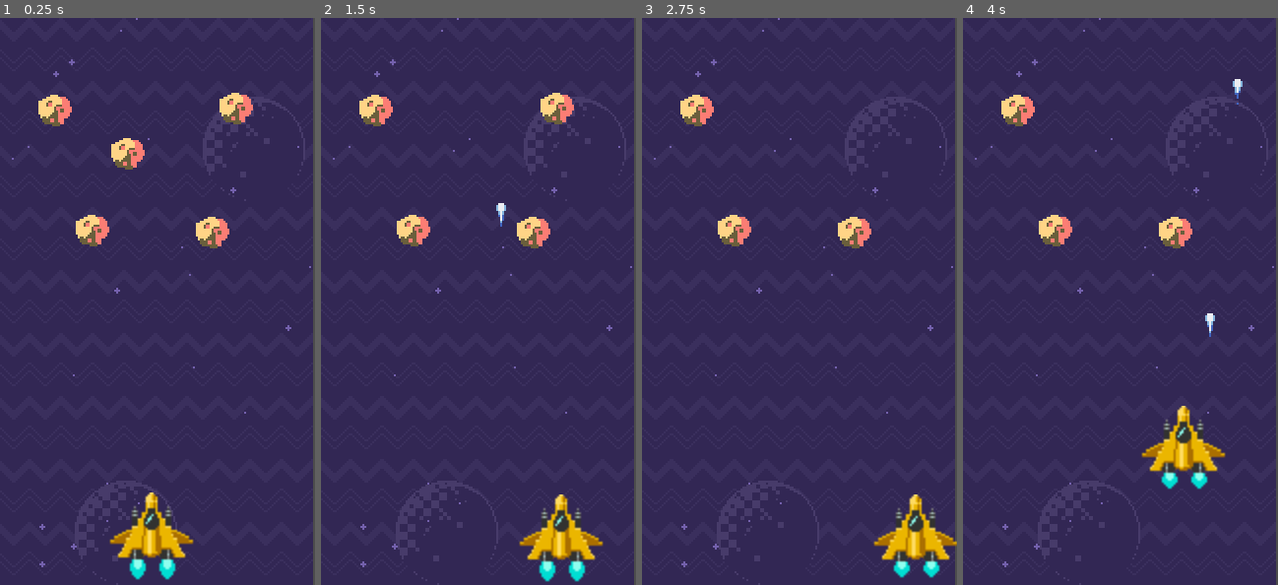
Above: before the commit, frames 1-4 (left to right).
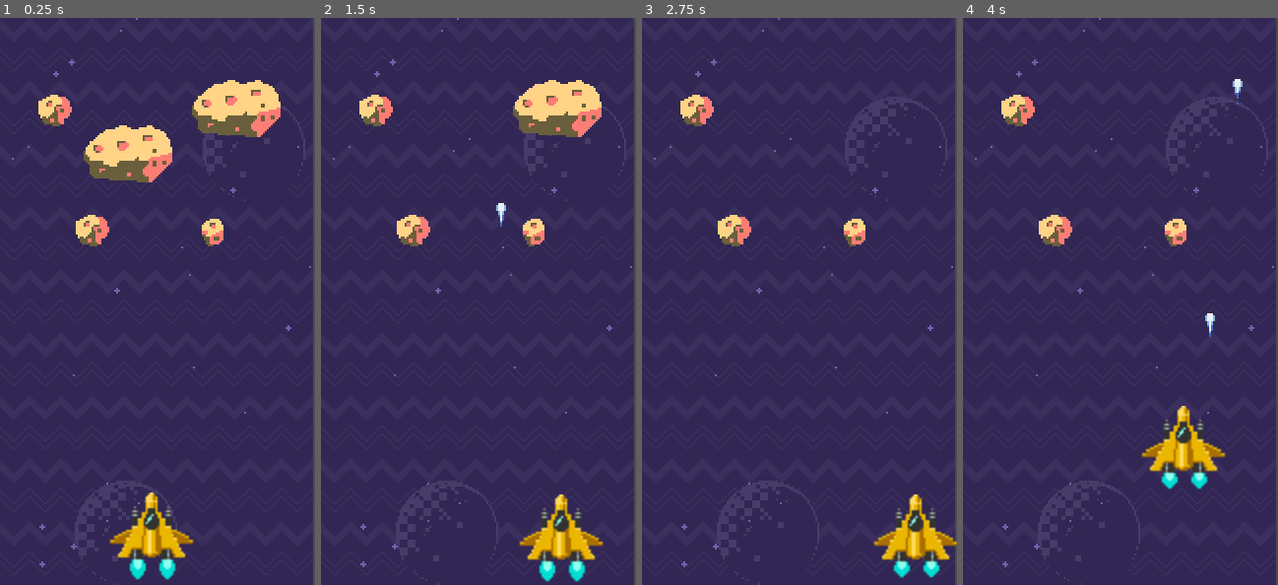
Above: after the commit, the same moments.

Repository: mateusaraujo1/astro-survivor
Game: Godot game, scene res://scenes/game.tscn
Two runs of this game, one before a commit and one after it. Both use one fixed random seed, a clock stepped at 60 frames per second and the inputs below. The project has no main scene, so this scene is started directly.
Inputs:
- Up to frame 1 (0.25 s): no input
- Up to frame 2 (1.5 s): tap Enter (ui_accept) at 0.5, 0.77 s; hold Right (ui_right) 0.53-1.28 s; hold Down (ui_down) from 1.28 s (still down)
- Up to frame 3 (2.75 s): tap Enter (ui_accept) at 1.52 s; release Down (ui_down) at 2.03 s; hold Right (ui_right) from 2.03 s (still down)
- Up to frame 4 (4 s): release Right (ui_right) at 2.78 s; hold Up (ui_up) 2.78-3.53 s; tap Enter (ui_accept) at 3.02, 3.77 s; hold Left (ui_left) from 3.53 s (still down)

The runs differ from the first frame. In frame 1, 4.4% of the frame differs, in the area x 26-90%, y 10-41%; in frame 2, 2.4%; in frame 3, 0.3%; in frame 4, 0.3%.

Commit message:
a07: finish

Diff:
--- a/scenes/asteroide.tscn
+++ b/scenes/asteroide.tscn
@@ -1,15 +1,17 @@
-[gd_scene load_steps=4 format=2]
+[gd_scene load_steps=8 format=2]
 
 [ext_resource path="res://sprites/asteroids/asteroid-1.png" type="Texture" id=1]
 [ext_resource path="res://scripts/asteroide.gd" type="Script" id=2]
+[ext_resource path="res://sprites/asteroids/asteroid-3.png" type="Texture" id=3]
+[ext_resource path="res://sprites/asteroids/asteroid-4.png" type="Texture" id=4]
+[ext_resource path="res://sprites/asteroids/asteroid-5.png" type="Texture" id=5]
+[ext_resource path="res://sprites/asteroids/asteroid-2.png" type="Texture" id=6]
 
 [sub_resource type="CircleShape2D" id=1]
+resource_local_to_scene = true
 
 [node name="asteroide" type="Node2D"]
 script = ExtResource( 2 )
-
-[node name="asteroid-1" type="Sprite" parent="."]
-texture = ExtResource( 1 )
 
 [node name="area" type="Area2D" parent="."]
 collision_layer = 4
@@ -17,4 +19,21 @@
 
 [node name="shape" type="CollisionShape2D" parent="area"]
 shape = SubResource( 1 )
+
+[node name="asteroides" type="Node2D" parent="."]
+
+[node name="asteroid-1" type="Sprite" parent="asteroides"]
+texture = ExtResource( 1 )
+
+[node name="asteroid-2" type="Sprite" parent="asteroides"]
+texture = ExtResource( 6 )
+
+[node name="asteroid-3" type="Sprite" parent="asteroides"]
+texture = ExtResource( 3 )
+
+[node name="asteroid-4" type="Sprite" parent="asteroides"]
+texture = ExtResource( 4 )
+
+[node name="asteroid-5" type="Sprite" parent="asteroides"]
+texture = ExtResource( 5 )
 [connection signal="area_entered" from="area" to="." method="_on_area_area_entered"]
--- a/scripts/asteroide.gd
+++ b/scripts/asteroide.gd
@@ -1,9 +1,26 @@
 extends Node2D
 
+var chosen = 0
 
 func _ready():
-	pass
+	randomize()
+	#deixa mais aleatório, senão iria repetir os mesmos asteroides
 
+	for a in $asteroides.get_children():
+		a.visible = false
+	#puxa todos os filhos do grupo "asteroides" e deixa invisiveis
+
+	chosen = (randi() % $asteroides.get_child_count()) + 1
+	#gera um numero aleatorio entre 1 e 5
+
+	var node = get_node("asteroides/asteroid-" + str(chosen))
+	node.visible = true
+	#deixa um asteroide aleatório visível
+
+	$area/shape.shape.radius = node.texture.get_width() / 2
+	# pega a largura da textura (diametro), divide por 2 pra pegar o raio,
+	# e faz a area shape (area de colisão) receber o mesmo raio
+	# ou seja, area de colisão recebe o tamanho da textura
 
 
 func _process(delta):
